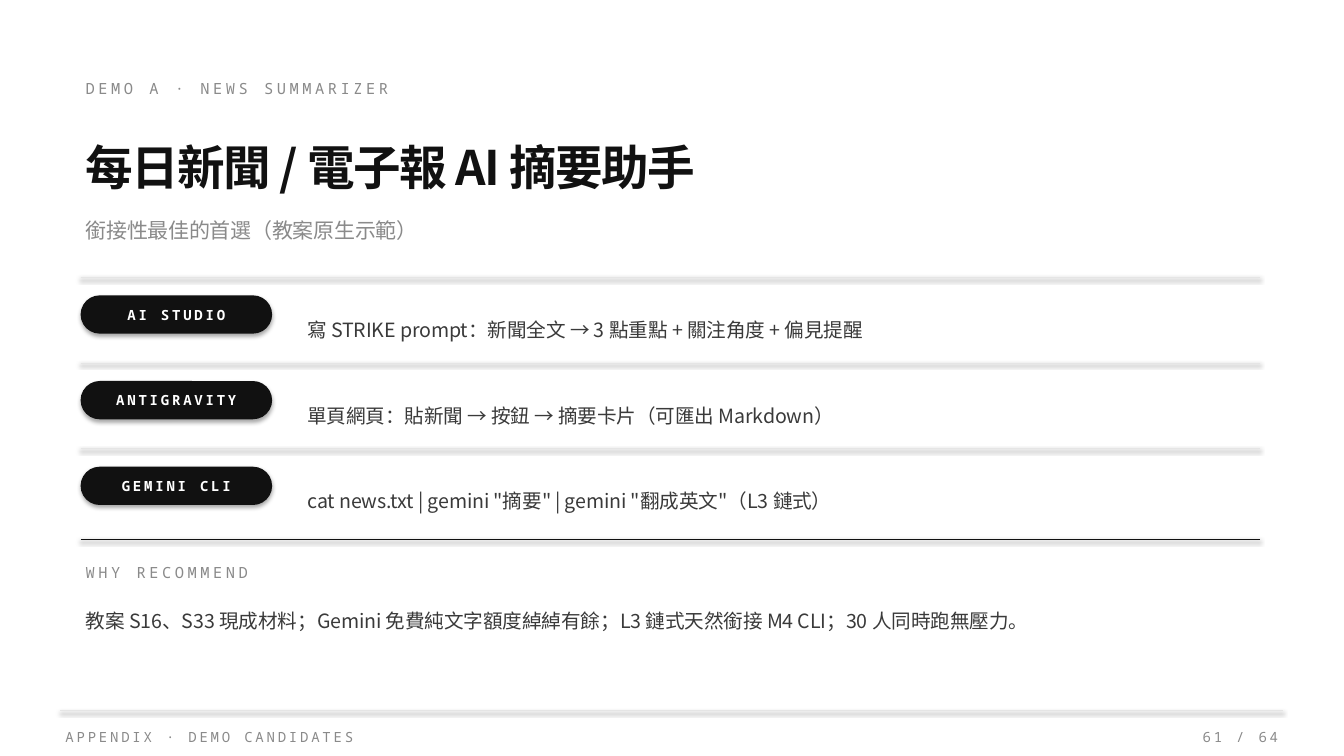
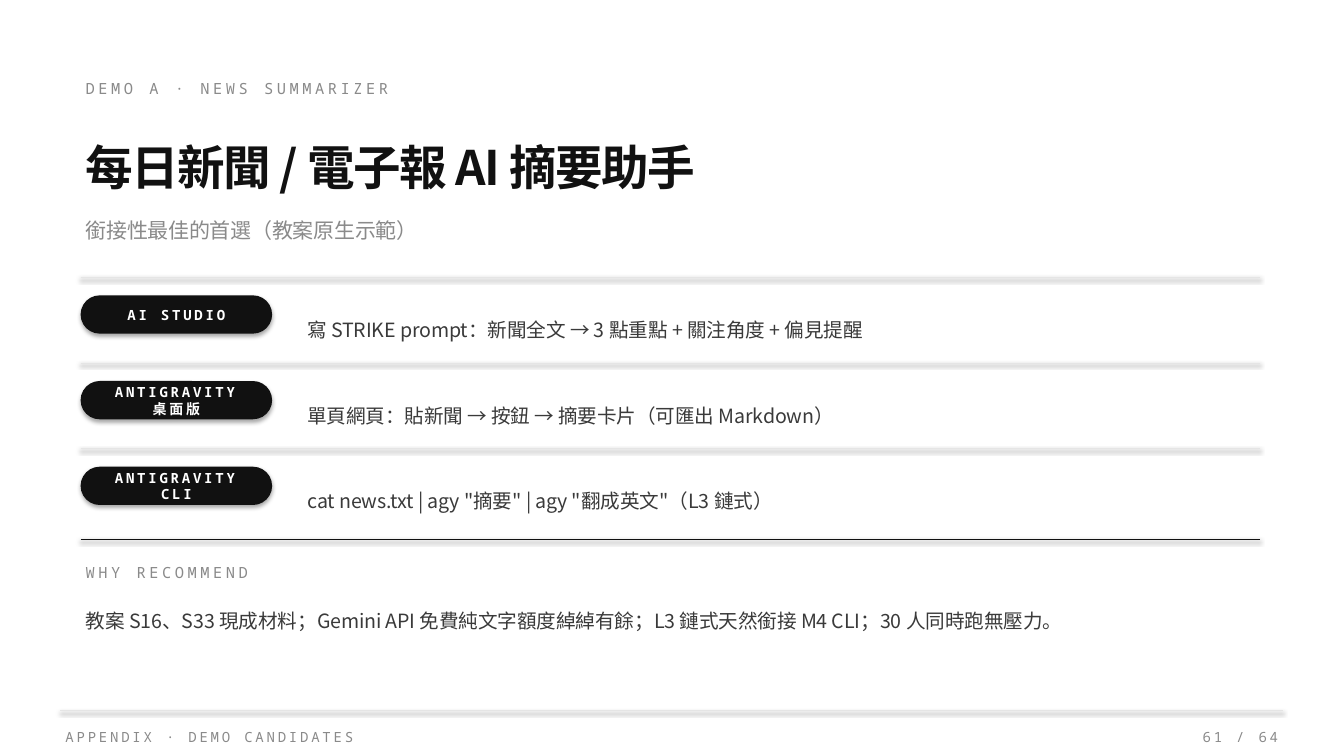
Before and after one commit to Zenobia000/SDD-agent-coding-beginner, a slide deck: slide 61 of class_plan/vibe_coding_workshop.pptx. Drawn at 1344x756 pixels with LibreOffice and Linux fonts; fonts in the diff are those of the drawing. Boxes give left, top, right and bottom in pixels: in the first picture for what was removed or moved away, otherwise in the second. Text is boxed around its words. In the diff, an @@ line names an element or a change of style, - is before the commit and + after.

```diff
--- a/class_plan/vibe_coding_workshop.pptx
+++ b/class_plan/vibe_coding_workshop.pptx
@@ text in rounded rectangle at [115, 387, 235, 415]: text changed @@
-ANTIGRAVITY
+ANTIGRAVITY 桌面版
@@ text in rounded rectangle at [115, 473, 235, 499]: text changed @@
-GEMINI CLI
+ANTIGRAVITY CLI
@@ text at [307, 491, 773, 513]: text changed @@
-cat news.txt | gemini "摘要" | gemini "翻成英文"（L3 鏈式）
+cat news.txt | agy "摘要" | agy "翻成英文"（L3 鏈式）
@@ text at [86, 611, 1062, 631]: text changed @@
-教案 S16、S33 現成材料；Gemini 免費純文字額度綽綽有餘；L3 鏈式天然銜接 M4 CLI；30 人同時跑無壓力。
+教案 S16、S33 現成材料；Gemini API 免費純文字額度綽綽有餘；L3 鏈式天然銜接 M4 CLI；30 人同時跑無壓力。
```
Also in this commit, not shown: 21 other slides changed, 46 other files.
